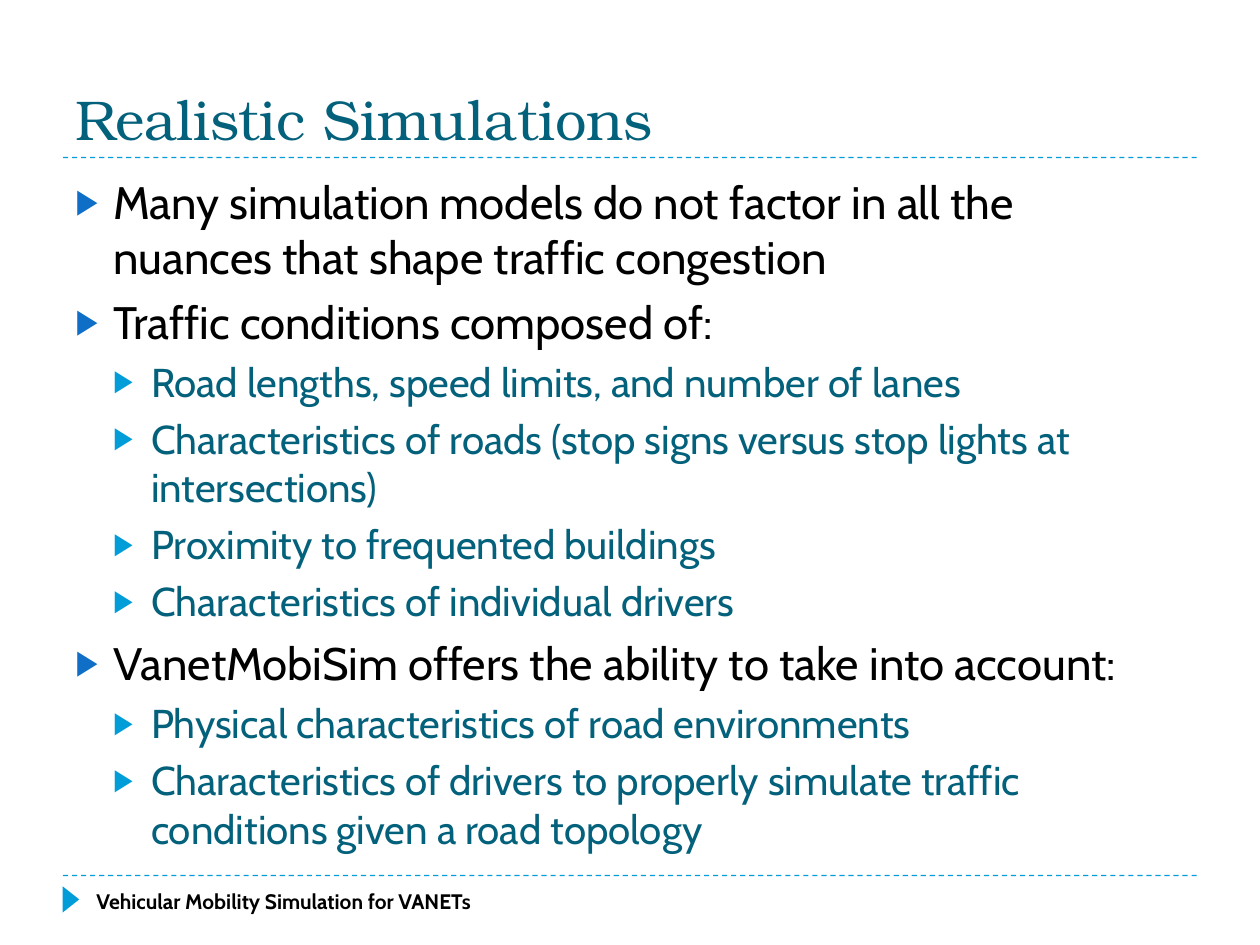
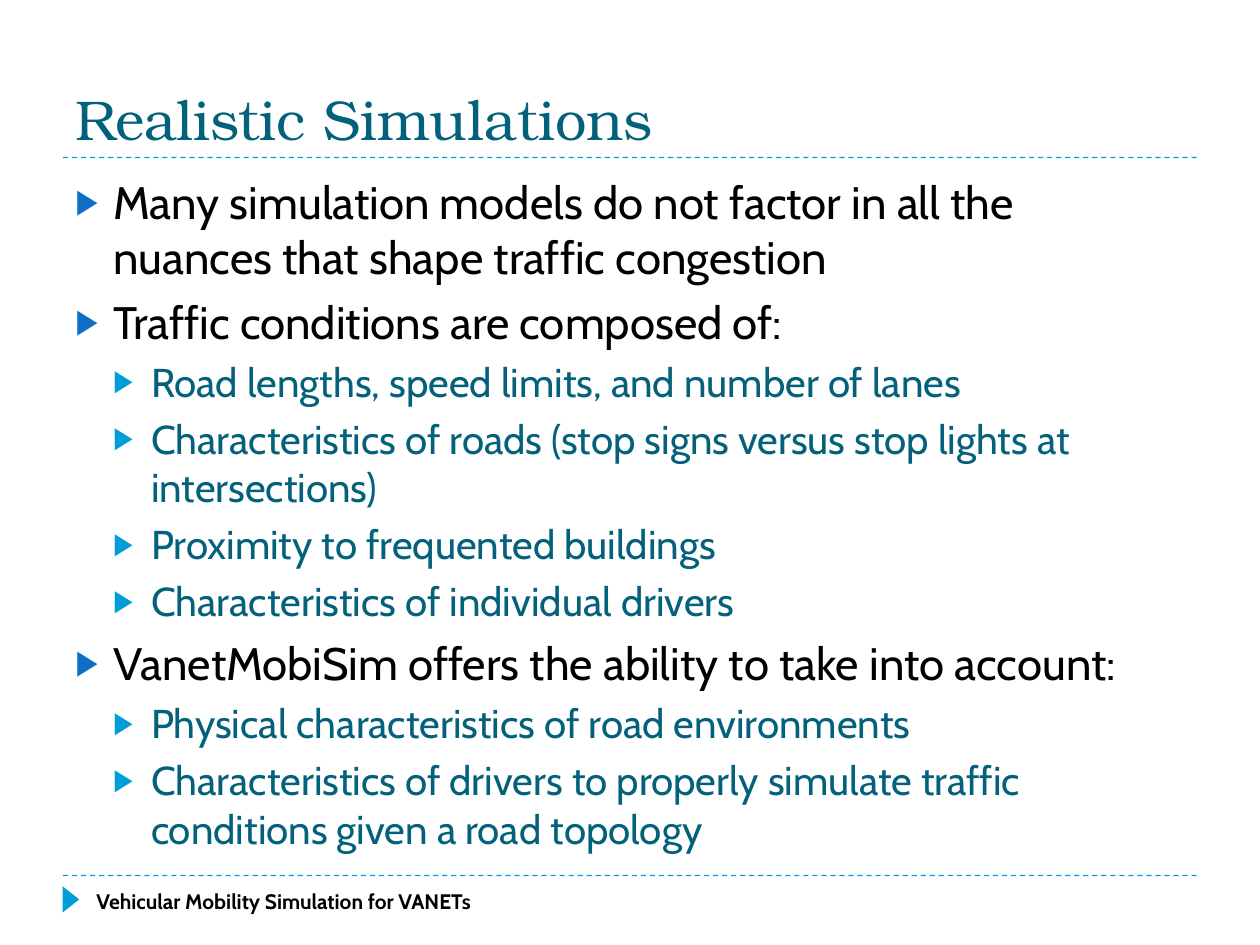
Before and after one commit to f33losopher/EEMaster_VANET, a slide deck: slide 23 of VANET_Felix.pptx. Drawn at 1260x945 pixels with LibreOffice and Linux fonts; fonts in the diff are those of the drawing. Boxes give left, top, right and bottom in pixels: in the first picture for what was removed or moved away, otherwise in the second. Text is boxed around its words. In the diff, an @@ line names an element or a change of style, - is before the commit and + after.

```diff
--- a/VANET_Felix.pptx
+++ b/VANET_Felix.pptx
@@ text at <box>113,305,782,349</box>: text changed @@
-▶ Traffic conditions composed of:
+▶ Traffic conditions are composed of:
```
Also in this commit, not shown: 6 other slides changed, 2 slides added, 3 slides removed, 1 other file.
